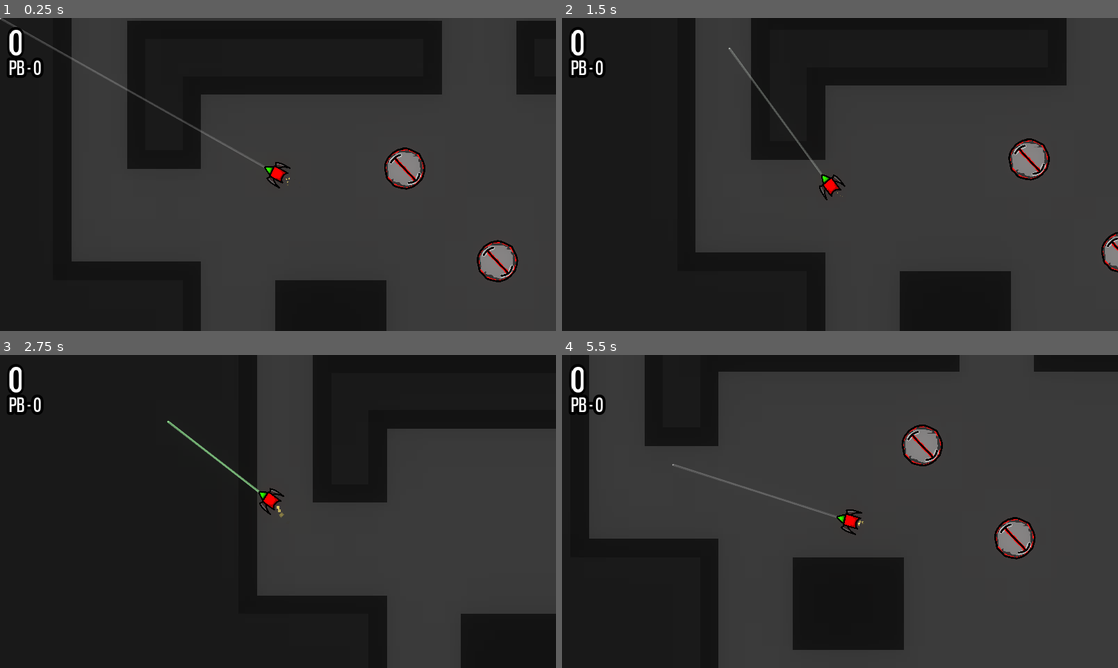
Above: before the commit, frames 1-4 (two rows, left to right).
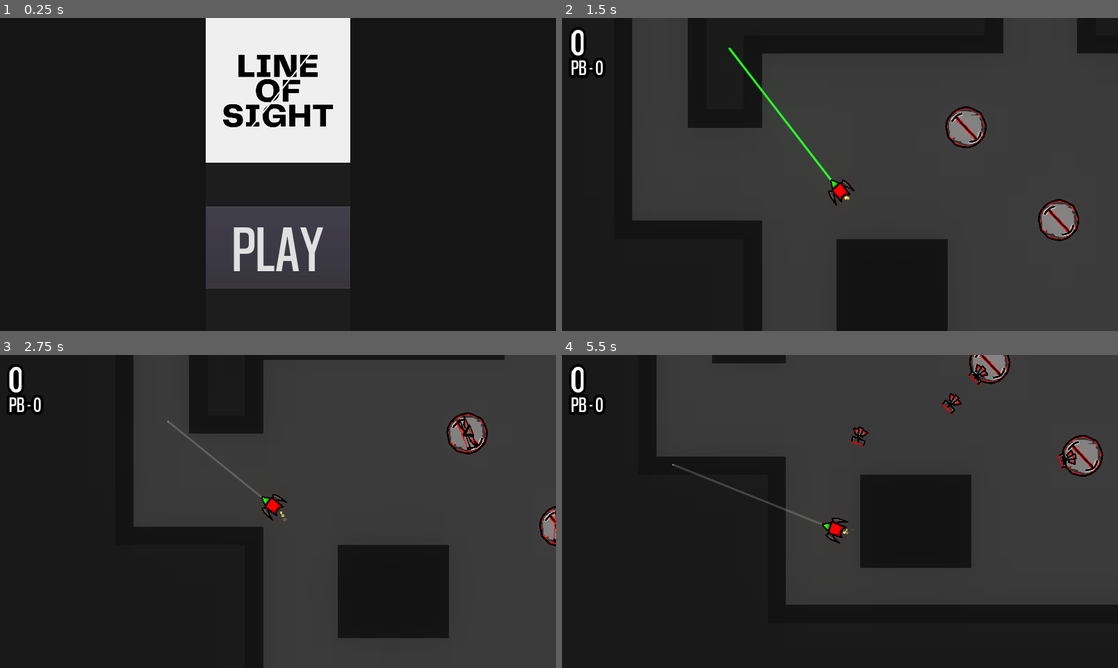
Above: after the commit, the same moments.

Repository: bplx/LineOfSightGame
Game: Godot game, scene res://Scenes/Title.tscn
Same seed, same stepped clock (60 frames per second), same inputs: the game is played once before the commit and once after it. Before the commit the project starts from res://Scenes/Game.tscn. The engine's default icon, where the game draws it, is replaced by a stand-in: a white triangle on a blue panel in a dark square.
Inputs (mouse positions are in pixels of both pictures, inside the frame that each line leads up to):
- Up to frame 1 (0.25 s): no input
- Up to frame 2 (1.5 s): click (840, 246) at 0.5 s, where only the run after the commit has a clickable "PLAY"; tap Enter (ui_accept) at 1.25 s; move the mouse to (728, 49) at 1.27 s; click (728, 49) at 1.35 s
- Up to frame 3 (2.75 s): tap Enter (ui_accept) at 1.52, 2.27 s; move the mouse to (166, 420) at 2.02 s; click (166, 420) at 2.1 s
- Up to frame 4 (5.5 s): move the mouse to (895, 442) at 2.77 s; click (895, 442) at 2.85 s; move the mouse to (812, 574) at 3.52 s; click (812, 574) at 3.6 s; tap Enter (ui_accept) at 3.77, 4.52, 5.27 s; move the mouse to (1006, 558) at 4.27 s; click (1006, 558) at 4.35 s; move the mouse to (673, 464) at 5.02 s; click (673, 464) at 5.1 s

The runs differ from the first frame. In frame 1, 61% of the frame differs, in the area x 0-100%, y 0-100%; in frame 2, 34%; in frame 3, 35%; in frame 4, 44%.

Commit message:
Title screen

Diff:
--- a/Scenes/Game.tscn
+++ b/Scenes/Game.tscn
@@ -9,8 +9,8 @@
 [ext_resource path="res://Scripts/Game.gd" type="Script" id=7]
 [ext_resource path="res://Scripts/AttackLine.gd" type="Script" id=8]
 [ext_resource path="res://Scripts/PB.gd" type="Script" id=9]
-[ext_resource path="res://Scenes/NewPB.gd" type="Script" id=10]
-[ext_resource path="res://Scenes/Pause.gd" type="Script" id=11]
+[ext_resource path="res://Scripts/NewPB.gd" type="Script" id=10]
+[ext_resource path="res://Scripts/Pause.gd" type="Script" id=11]
 
 [sub_resource type="SegmentShape2D" id=4]
 
--- /dev/null
+++ b/Scenes/PlayButton.gd
@@ -0,0 +1,21 @@
+extends Button
+
+
+# Declare member variables here. Examples:
+# var a = 2
+# var b = "text"
+
+
+# Called when the node enters the scene tree for the first time.
+func _ready():
+	pass # Replace with function body.
+
+
+# Called every frame. 'delta' is the elapsed time since the previous frame.
+#func _process(delta):
+#	pass
+
+
+func _on_Button_pressed():
+	get_tree().change_scene("res://Scenes/Game.tscn")
+	pass # Replace with function body.
--- /dev/null
+++ b/Scenes/Title.tscn
@@ -0,0 +1,59 @@
+[gd_scene load_steps=7 format=2]
+
+[ext_resource path="res://Sprites/LINE (1).png" type="Texture" id=1]
+[ext_resource path="res://Fonts/coolvetica condensed rg.otf" type="DynamicFontData" id=2]
+[ext_resource path="res://Scenes/PlayButton.gd" type="Script" id=3]
+
+[sub_resource type="StyleBoxFlat" id=1]
+bg_color = Color( 0.113725, 0.113725, 0.113725, 1 )
+
+[sub_resource type="StyleBoxFlat" id=2]
+bg_color = Color( 0.937255, 0.937255, 0.937255, 1 )
+
+[sub_resource type="DynamicFont" id=3]
+size = 229
+font_data = ExtResource( 2 )
+
+[node name="Control" type="Control"]
+anchor_right = 1.0
+anchor_bottom = 1.0
+
+[node name="PanelContainer" type="PanelContainer" parent="."]
+anchor_left = 0.5
+anchor_right = 0.5
+anchor_bottom = 1.0
+margin_left = -250.0
+margin_right = 250.0
+custom_styles/panel = SubResource( 1 )
+
+[node name="VBoxContainer" type="VBoxContainer" parent="PanelContainer"]
+margin_right = 500.0
+margin_bottom = 1080.0
+
+[node name="PanelContainer" type="PanelContainer" parent="PanelContainer/VBoxContainer"]
+margin_right = 500.0
+margin_bottom = 500.0
+custom_styles/panel = SubResource( 2 )
+
+[node name="TextureRect" type="TextureRect" parent="PanelContainer/VBoxContainer/PanelContainer"]
+margin_right = 500.0
+margin_bottom = 500.0
+texture = ExtResource( 1 )
+stretch_mode = 6
+
+[node name="VBoxContainer" type="VBoxContainer" parent="PanelContainer/VBoxContainer"]
+margin_top = 504.0
+margin_right = 500.0
+margin_bottom = 1080.0
+size_flags_vertical = 3
+alignment = 1
+
+[node name="Button" type="Button" parent="PanelContainer/VBoxContainer/VBoxContainer"]
+margin_top = 147.0
+margin_right = 500.0
+margin_bottom = 429.0
+custom_fonts/font = SubResource( 3 )
+text = "PLAY"
+script = ExtResource( 3 )
+
+[connection signal="pressed" from="PanelContainer/VBoxContainer/VBoxContainer/Button" to="PanelContainer/VBoxContainer/VBoxContainer/Button" method="_on_Button_pressed"]
--- a/project.godot
+++ b/project.godot
@@ -11,7 +11,7 @@
 [application]
 
 config/name="Slug"
-run/main_scene="res://Scenes/Game.tscn"
+run/main_scene="res://Scenes/Title.tscn"
 config/icon="res://Sprites/Game/icon.png"
 
 [autoload]
Renamed: Scenes/NewPB.gd -> Scripts/NewPB.gd
Renamed: Scenes/Pause.gd -> Scripts/Pause.gd
Binary file added: Sprites/LINE (1).png
Not shown, added: Sprites/LINE (1).png.import
